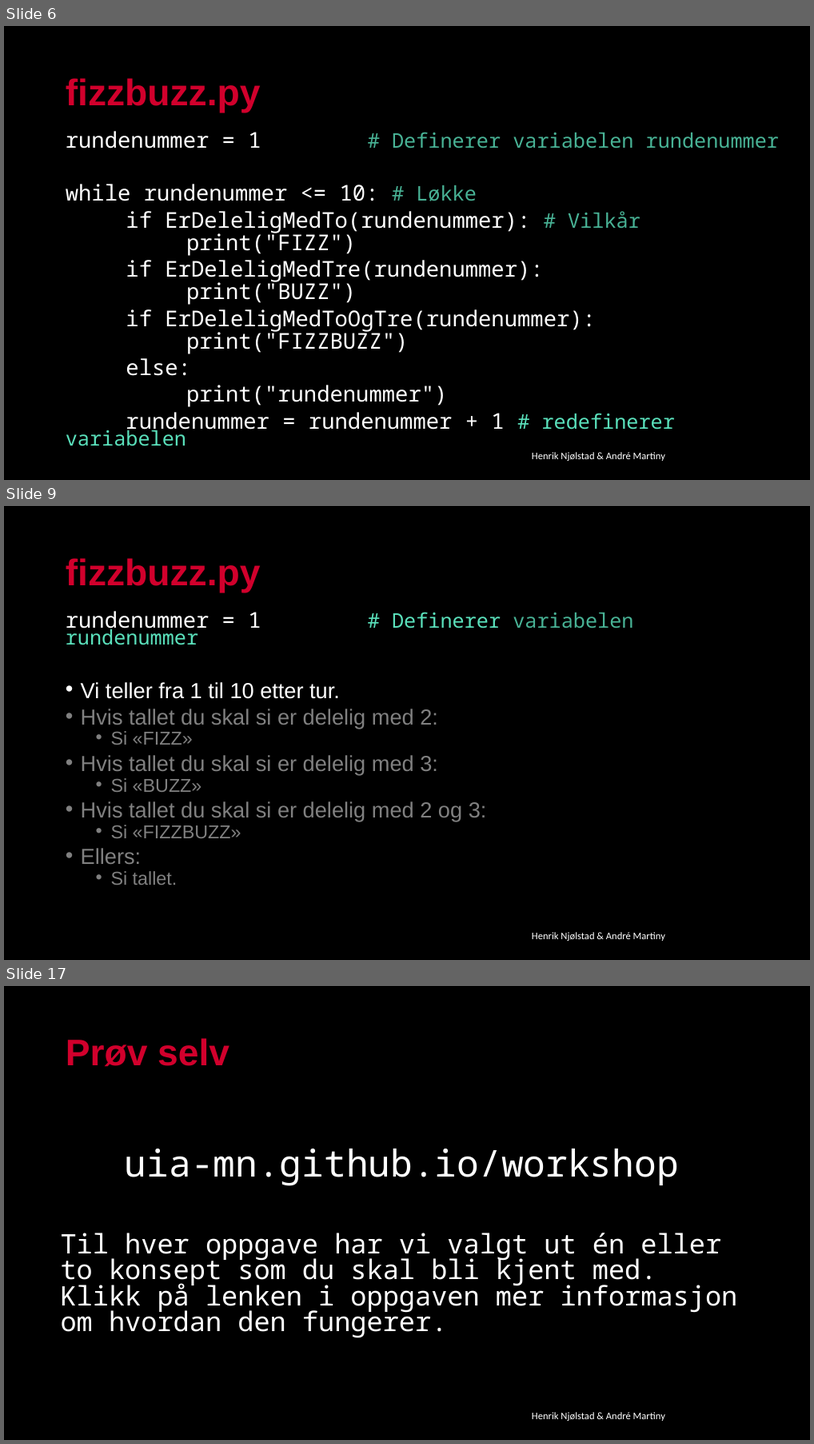
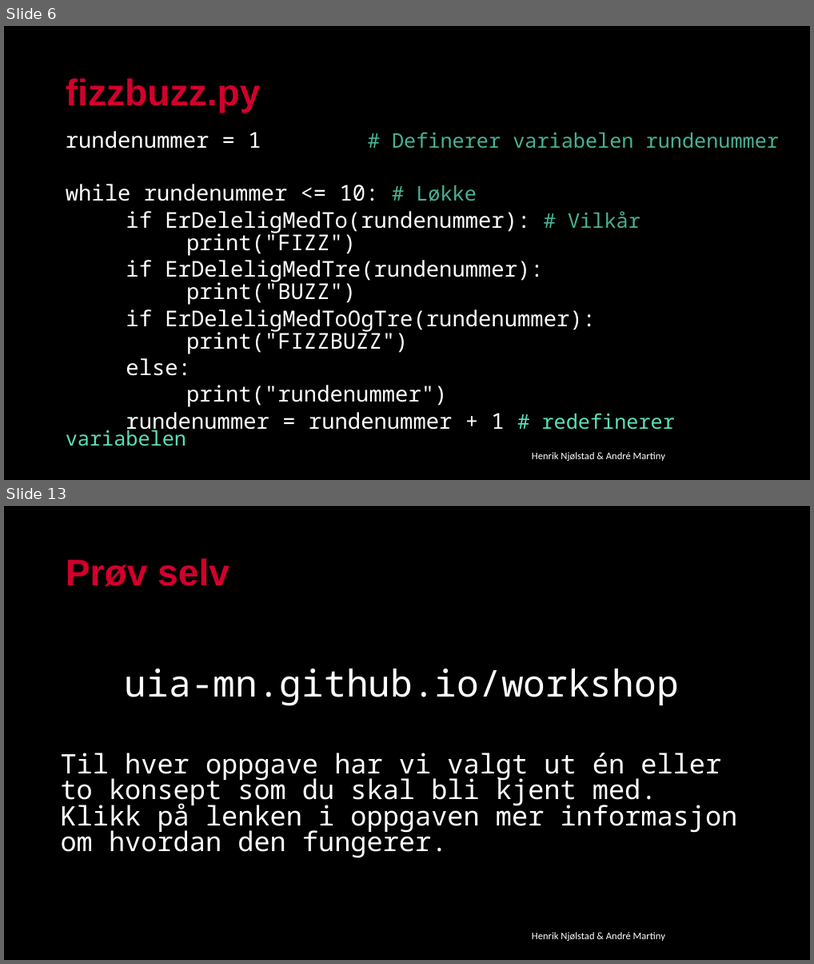
Before and after one commit to kodelaben/kodelaben.github.io, a slide deck: _drafts/Oppgaver/Workshop/Workshop_2PP.pptx. Shown one above the other, each under a label of ours: slides 6, 9 and 17 before the commit, slides 6 and 13 after it; the slides between them are not shown. The pictures are 814x1444 and 814x964 pixels, drawn with LibreOffice and Linux fonts; fonts in the diff are those of the drawing; background and template pictures are left out. Boxes give left, top, right and bottom in pixels: in the first picture for what was removed or moved away, otherwise in the second. Text is boxed around its words. In the diff, an @@ line names an element or a change of style, - is before the commit and + after.

```diff
--- a/_drafts/Oppgaver/Workshop/Workshop_2PP.pptx
+++ b/_drafts/Oppgaver/Workshop/Workshop_2PP.pptx
@@ slide 9 removed at (4,506,810,960), background #000000 @@
@@ title removed at (66,558,261,593) @@
-fizzbuzz.py
@@ text removed at (66,611,634,884) @@
-rundenummer = 1 # Definerer variabelen rundenummer
-• Vi teller fra 1 til 10 etter tur.
-• Hvis tallet du skal si er delelig med 2:
-  • Si «FIZZ»
-• Hvis tallet du skal si er delelig med 3:
-  • Si «BUZZ»
-• Hvis tallet du skal si er delelig med 2 og 3:
-  • Si «FIZZBUZZ»
-• Ellers:
-  • Si tallet.
@@ text removed at (532,932,666,940) @@
-Henrik Njølstad & André Martiny
@@ what was slide 17 is now slide 13 @@
```
Also in this commit, not shown: 4 slides changed, 3 slides added, 6 other slides removed, 8 other files.
